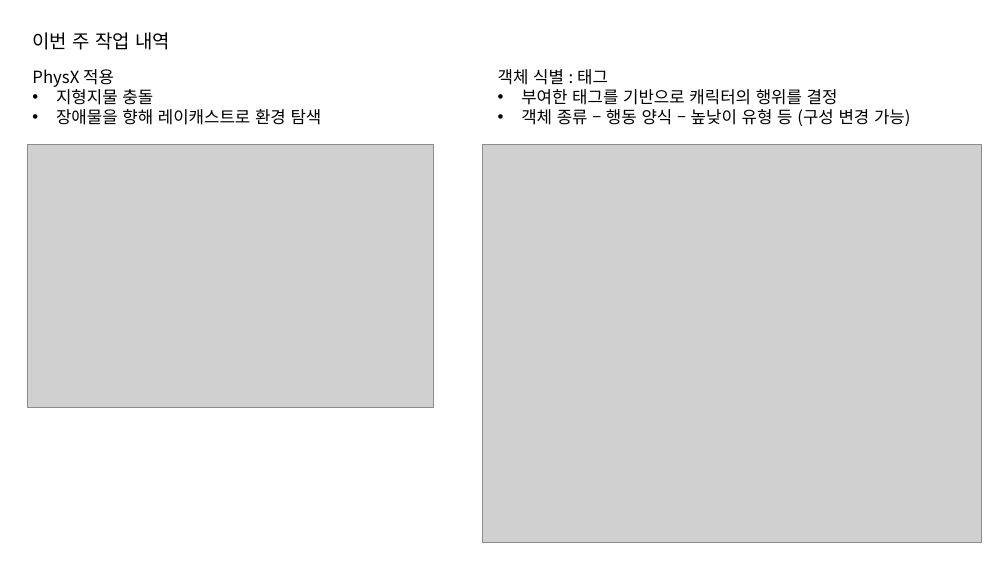
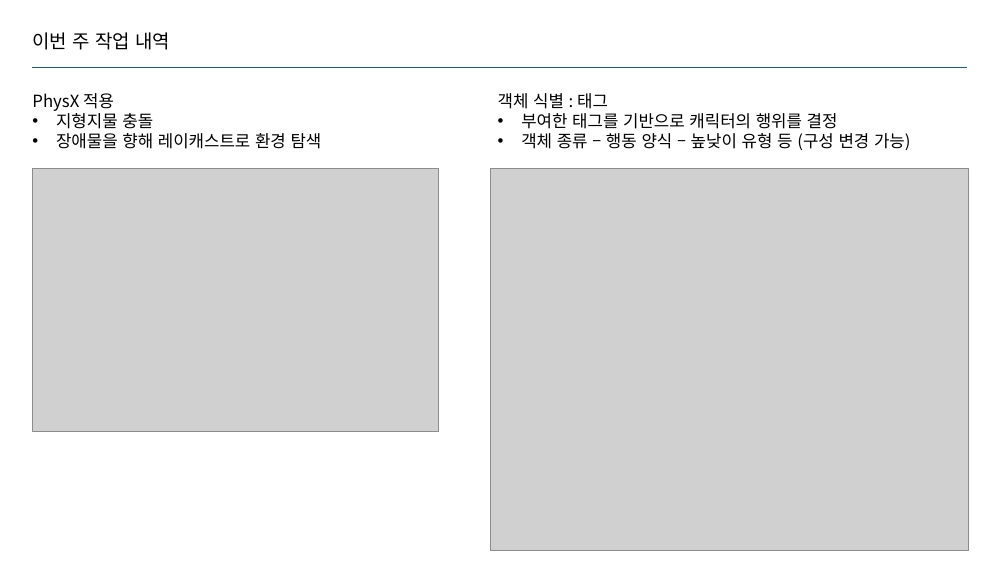
Before and after one commit to jhk0701/PA26-Character-Animation-Parkour, a slide deck: slide 5 of PPT/week2.pptx. Drawn at 1008x567 pixels with LibreOffice and Linux fonts; fonts in the diff are those of the drawing; grey boxes stand for pictures. Boxes give left, top, right and bottom in pixels: in the first picture for what was removed or moved away, otherwise in the second. Text is boxed around its words. In the diff, an @@ line names an element or a change of style, - is before the commit and + after.

```diff
--- a/PPT/week2.pptx
+++ b/PPT/week2.pptx
@@ text "PhysX 적용": place and size @@
-text "PhysX 적용" at <box>32,69,322,125</box>
+text "PhysX 적용" at <box>32,93,322,149</box>
@@ line added from (32, 68) to (967, 68), #156082 1.5 pt @@
@@ text "객체 식별 : 태그": place and size @@
-text "객체 식별 : 태그" at <box>498,69,911,126</box>
+text "객체 식별 : 태그" at <box>498,93,911,150</box>
@@ picture: place and size @@
-picture at <box>27,144,434,408</box>
+picture at <box>32,169,439,432</box>
@@ picture: place and size @@
-picture at <box>482,144,982,543</box>
+picture at <box>491,169,969,551</box>
```
Also in this commit, not shown: 4 other slides changed, 1 other file.
